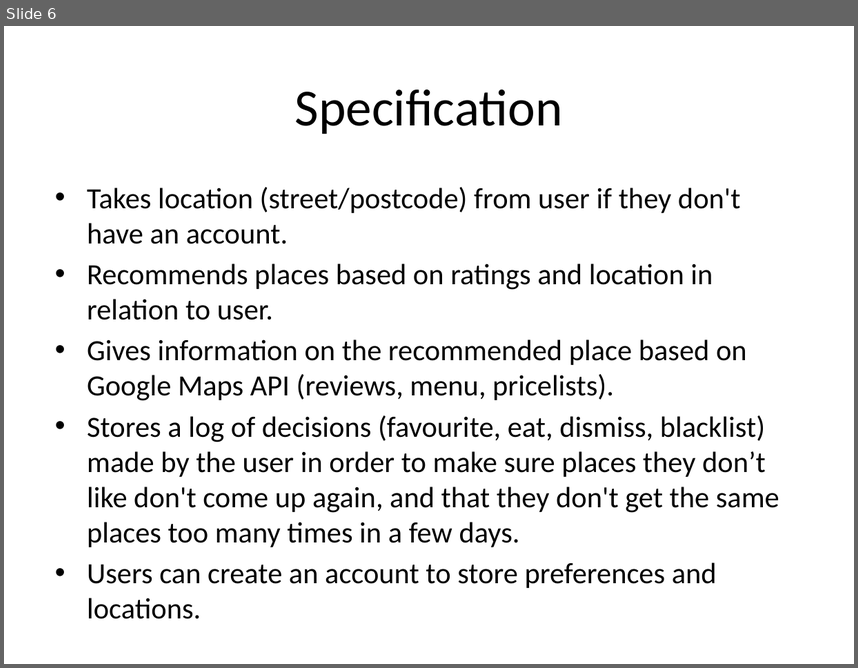
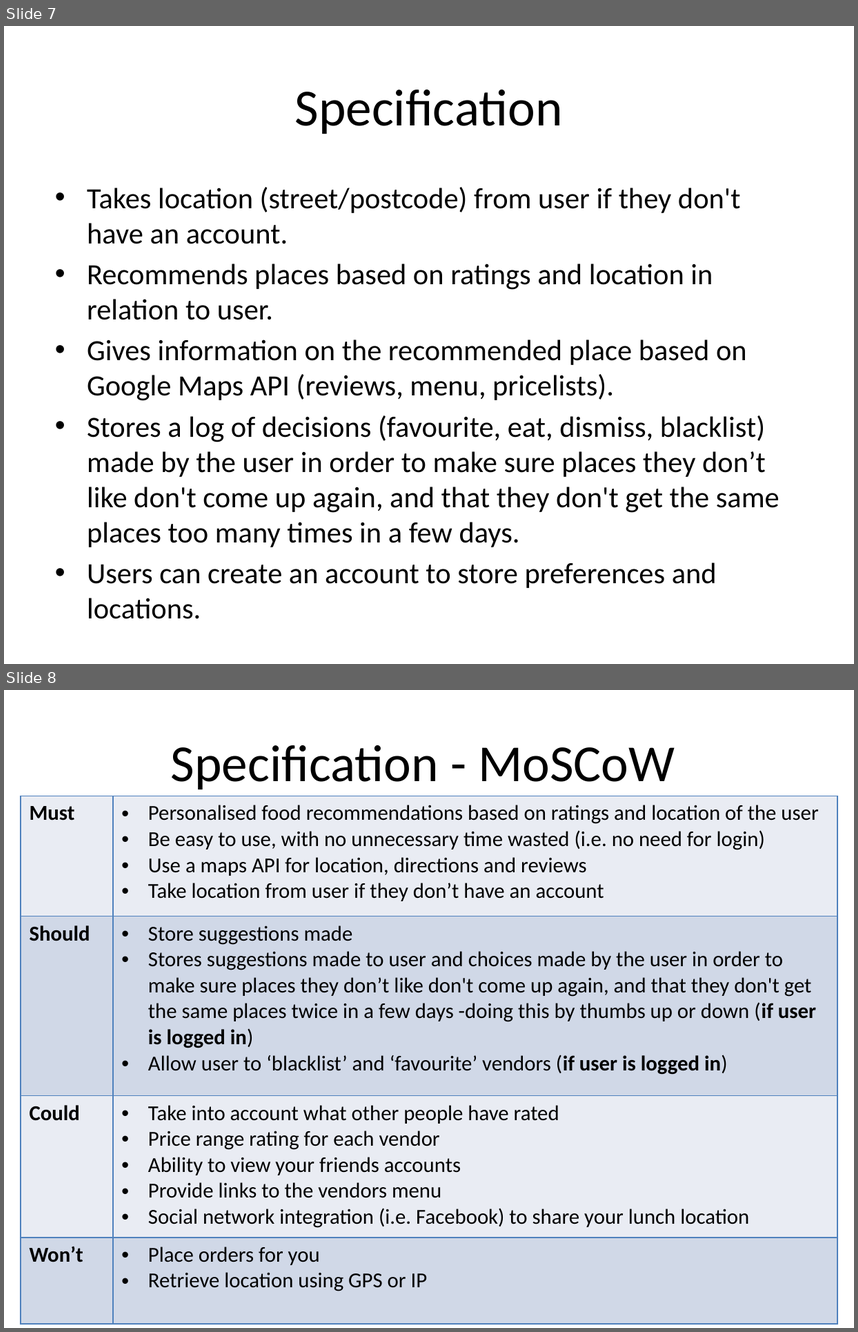
Before and after one commit to isaac-jordan/GrubGrabber, a slide deck: Design/Grub Grabber.pptx. Shown one above the other, each under a label of ours: slide 6 before the commit, slides 7 and 8 after it. The pictures are 858x668 and 858x1332 pixels, drawn with LibreOffice and Linux fonts; fonts in the diff are those of the drawing. Boxes give left, top, right and bottom in pixels: in the first picture for what was removed or moved away, otherwise in the second. Text is boxed around its words. In the diff, an @@ line names an element or a change of style, - is before the commit and + after.

```diff
--- a/Design/Grub Grabber.pptx
+++ b/Design/Grub Grabber.pptx
@@ slide 8 added at (4,690,854,1328), background #FFFFFF @@
@@ title added at (171,745,675,789), 44 pt, text #000000 @@
+Specification - MoSCoW
@@ table added at (21,796,838,1323), 4 rows, 2 columns @@
+Must | Personalised food recommendations based on ratings and location of the user / Be easy to use, with no unnecessary time wasted (i.e. no need for login) / Use a maps API for location, directions and reviews / Take location from user if they don’t have an account
+Should | Store suggestions made / Stores suggestions made to user and choices made by the user in order to make sure places they don’t like don't come up again, and that they don't get the same places twice in a few days -doing this by thumbs up or down (if user is logged in) / Allow user to ‘blacklist’ and ‘favourite’ vendors (if user is logged in)
+Could | Take into account what other people have rated / Price range rating for each vendor / Ability to view your friends accounts / Provide links to the vendors menu / Social network integration (i.e. Facebook) to share your lunch location
+Won’t | Place orders for you / Retrieve location using GPS or IP
@@ what was slide 6 is now slide 7 @@
```
Also in this commit, not shown: 5 slides changed, 7 other slides added, 4 slides removed.
